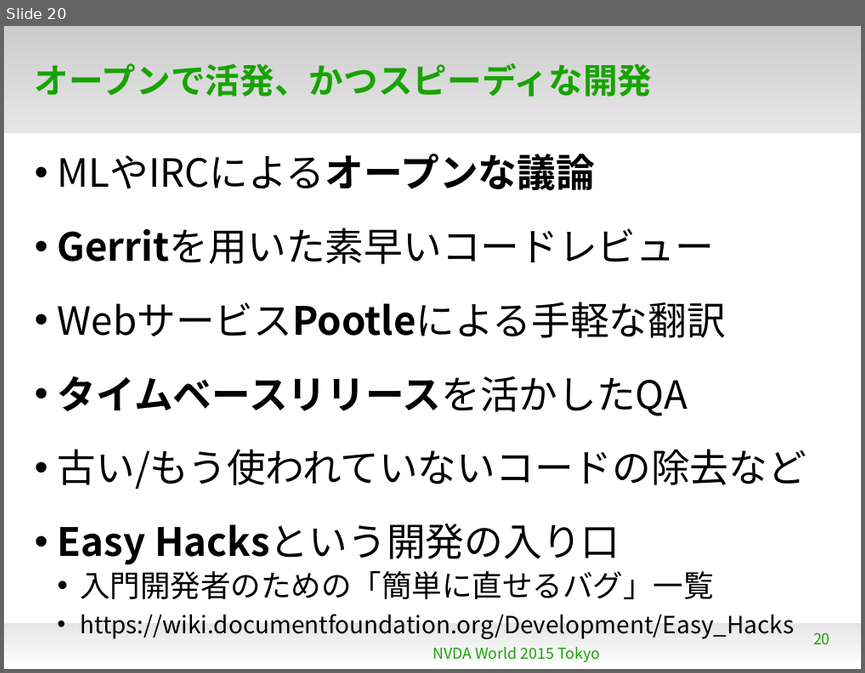
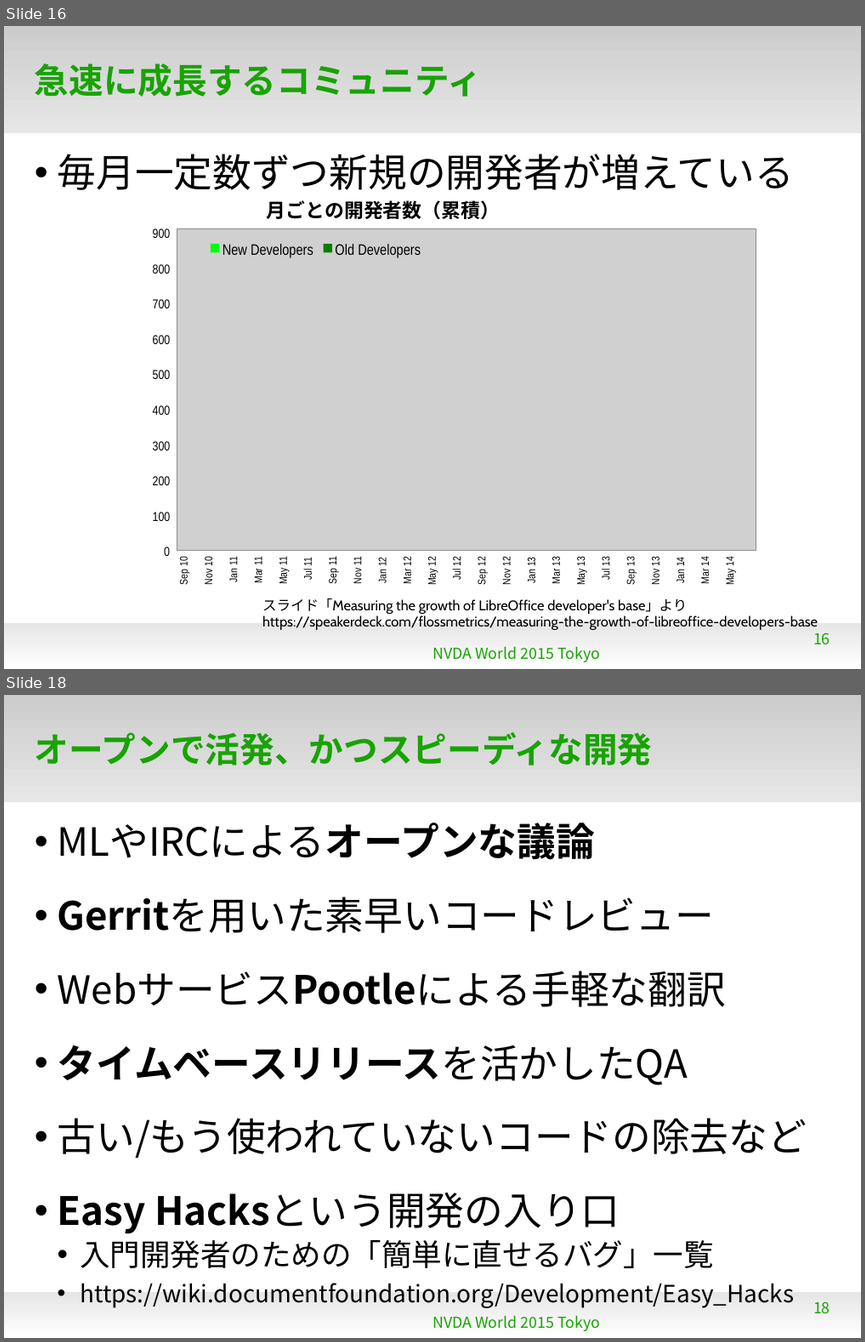
Before and after one commit to naruoga/KantoLibreOffice, a slide deck: others/NVDAworld2015.odp. Shown one above the other, each under a label of ours: slide 20 before the commit, slides 16 and 18 after it; the slides between them are not shown. The pictures are 865x673 and 865x1342 pixels, drawn with LibreOffice and Linux fonts; fonts in the diff are those of the drawing; grey boxes stand for pictures; background and template pictures are left out. Boxes give left, top, right and bottom in pixels: in the first picture for what was removed or moved away, otherwise in the second. Text is boxed around its words. In the diff, an @@ line names an element or a change of style, - is before the commit and + after.

```diff
--- a/others/NVDAworld2015.odp
+++ b/others/NVDAworld2015.odp
@@ slide 16 added at box(4, 26, 861, 669), background #FFFFFF; not listed: 2 template elements that a slide beside it also shows @@
@@ title added at box(35, 63, 482, 97), 32 pt, text #18A303, bold @@
+急速に成長するコミュニティ
@@ text added at box(58, 154, 794, 190), 36 pt, text #000000 @@
+• 毎月一定数ずつ新規の開発者が増えている
@@ group added at box(142, 182, 768, 599): 36 texts, 3 freeform shapes, 1 picture @@
+Sep 10
+Nov 10
+Jan 11
+Mar 11
+May 11
+Jul 11
+Sep 11
+Nov 11
+Jan 12
+Mar 12
+May 12
+Jul 12
+Sep 12
+Nov 12
+Jan 13
+Mar 13
+May 13
+Jul 13
+Sep 13
+Nov 13
+Jan 14
+Mar 14
+May 14
+0
+100
+200
+300
+400
+500
+600
+700
+800
+900
+月ごとの開発者数（累積）
+New Developers
+Old Developers
@@ text added at box(262, 598, 817, 630), 13 pt, text #000000 @@
+スライド「Measuring the growth of LibreOffice developer's base」より
+https://speakerdeck.com/flossmetrics/measuring-the-growth-of-libreoffice-developers-base
@@ page number added at box(813, 632, 830, 644), 14 pt, text #18A303 @@
+16
@@ text added at box(432, 646, 600, 662), 14 pt, text #18A303 @@
+NVDA World 2015 Tokyo
@@ what was slide 20 is now slide 18 @@
@@ page number at box(813, 1302, 830, 1313): text changed @@
-20
+18
```
Also in this commit, not shown: 13 slides changed, 14 other slides added, 2 slides removed.
